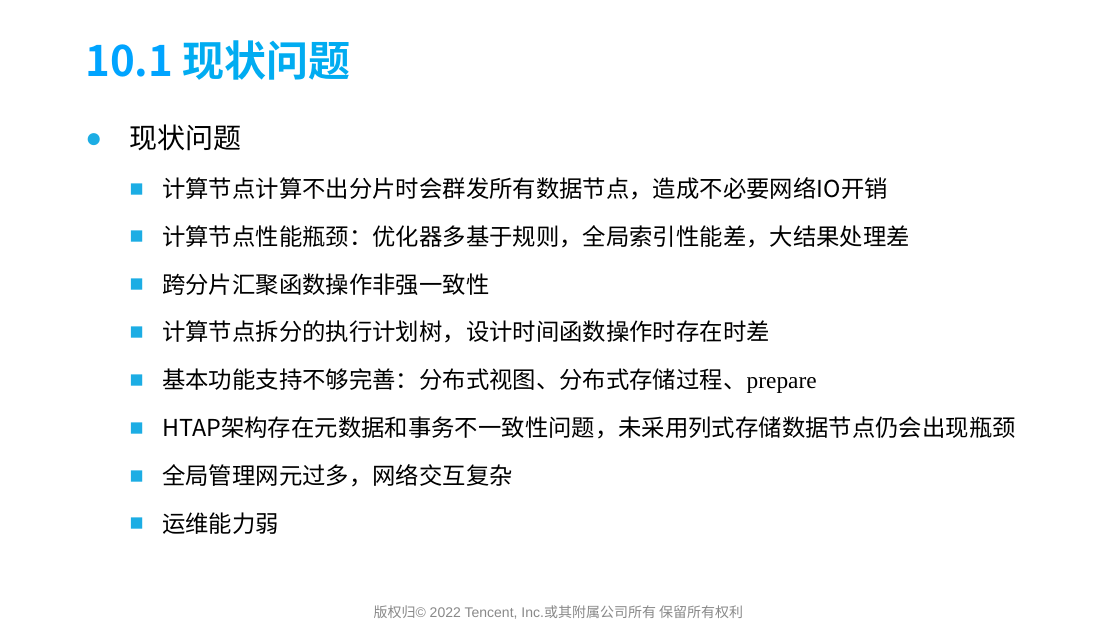
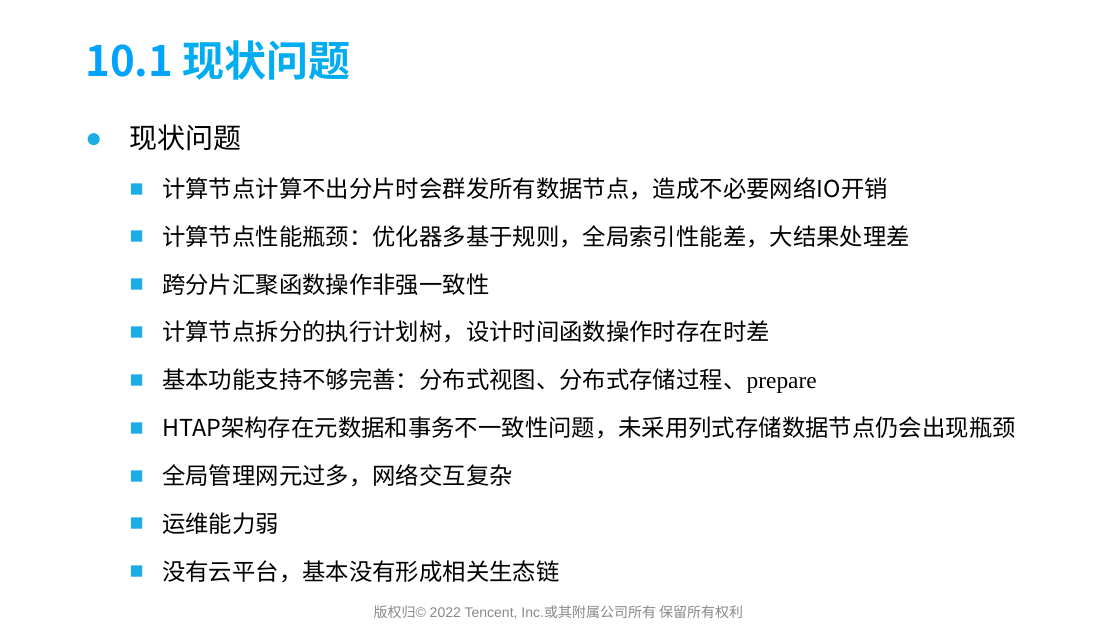
Before and after one commit to yedushusheng/mysql-learning, a slide deck: slide 62 of 28. OLTP/GoldenDB产品简介及架构解析.pptx. Drawn at 1120x630 pixels with LibreOffice and Linux fonts; fonts in the diff are those of the drawing; background and template pictures are left out. Boxes give left, top, right and bottom in pixels: in the first picture for what was removed or moved away, otherwise in the second. Text is boxed around its words. In the diff, an @@ line names an element or a change of style, - is before the commit and + after.

```diff
--- a/28. OLTP/GoldenDB产品简介及架构解析.pptx
+++ b/28. OLTP/GoldenDB产品简介及架构解析.pptx
@@ text at [162,560,559,583]: paragraph added @@
+  ■ 没有云平台，基本没有形成相关生态链
```
Also in this commit, not shown: 3 other slides changed.
